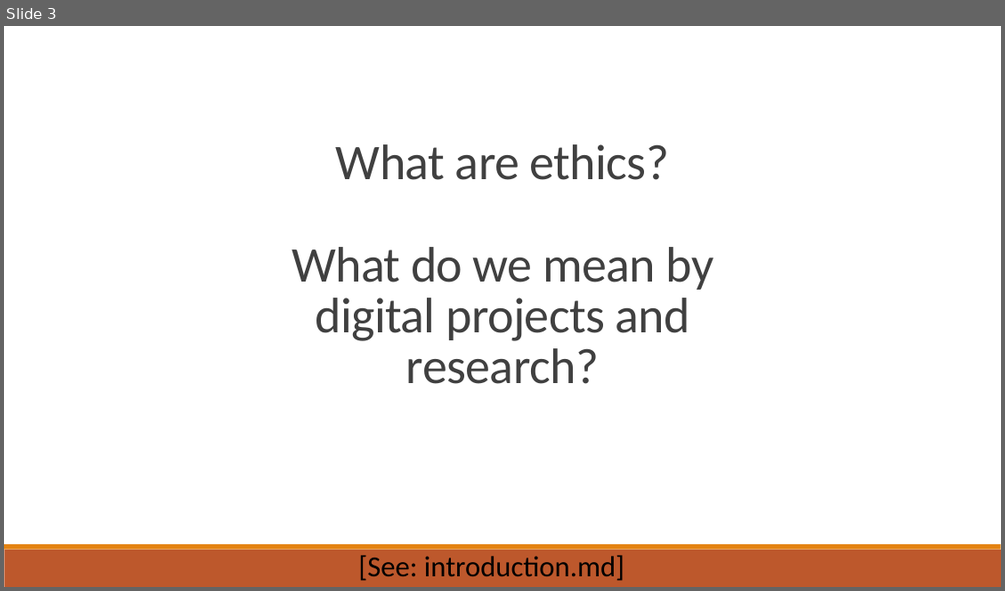
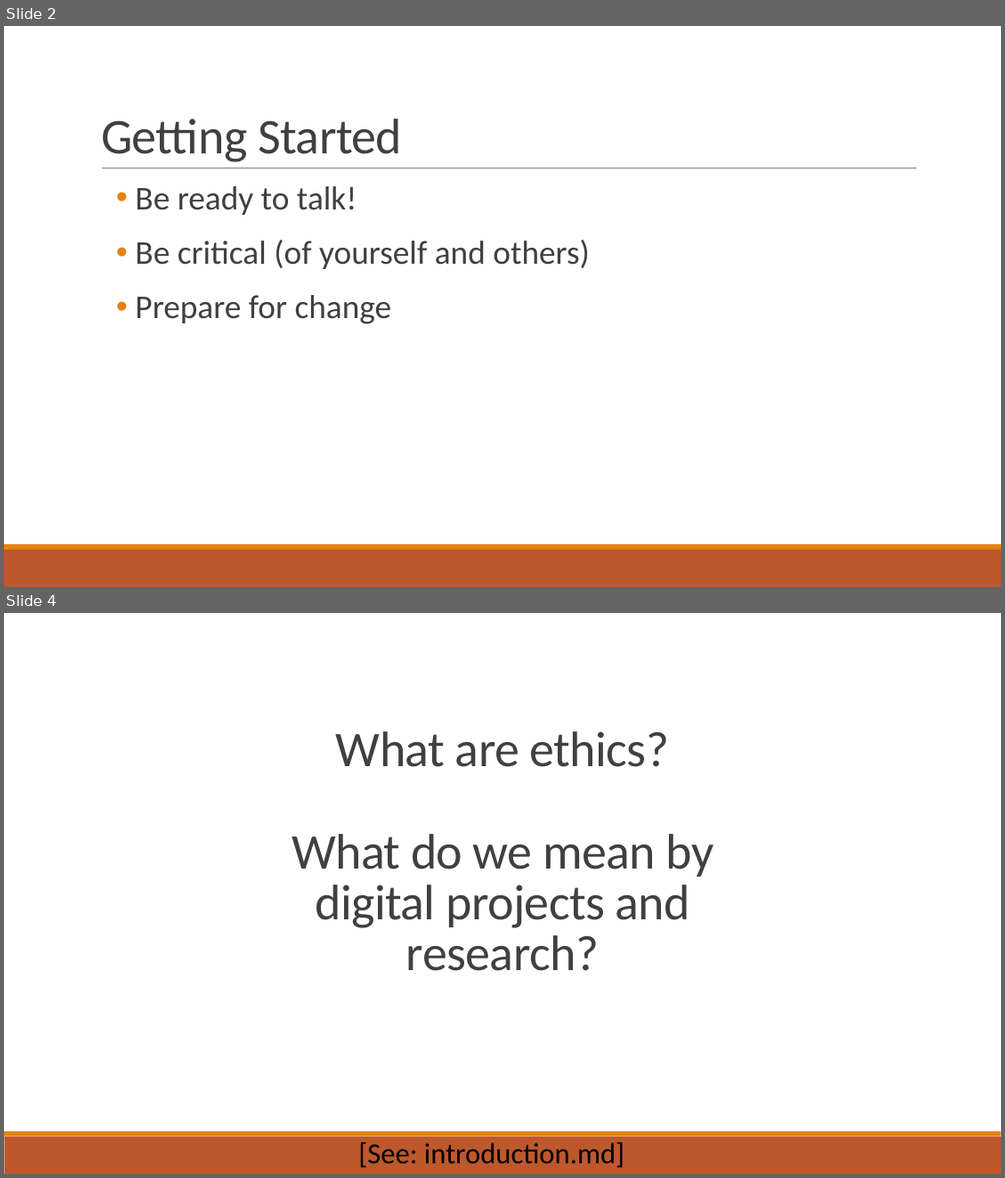
Before and after one commit to dhsouthbend/ethics, a slide deck: slides_ethics.pptx. Shown one above the other, each under a label of ours: slide 3 before the commit, slides 2 and 4 after it; the slides between them are not shown. The pictures are 1005x591 and 1005x1178 pixels, drawn with LibreOffice and Linux fonts; fonts in the diff are those of the drawing. Boxes give left, top, right and bottom in pixels: in the first picture for what was removed or moved away, otherwise in the second. Text is boxed around its words. In the diff, an @@ line names an element or a change of style, - is before the commit and + after.

```diff
--- a/slides_ethics.pptx
+++ b/slides_ethics.pptx
@@ slide 2 added at [4,26,1001,587], background #FFFFFF; not listed: 2 template elements that a slide beside it also shows @@
@@ title added at [101,119,402,162], 48 pt, text #404040 @@
+Getting Started
@@ line added from (102, 168) to (917, 168), #808080 0.5 pt @@
@@ text added at [135,186,590,324], 32 pt, text #404040 @@
+• Be ready to talk!
+• Be critical (of yourself and others)
+• Prepare for change
@@ what was slide 3 is now slide 4 @@
```
Also in this commit, not shown: 13 slides changed, 1 other slide added, 5 slides removed, 1 other file.
